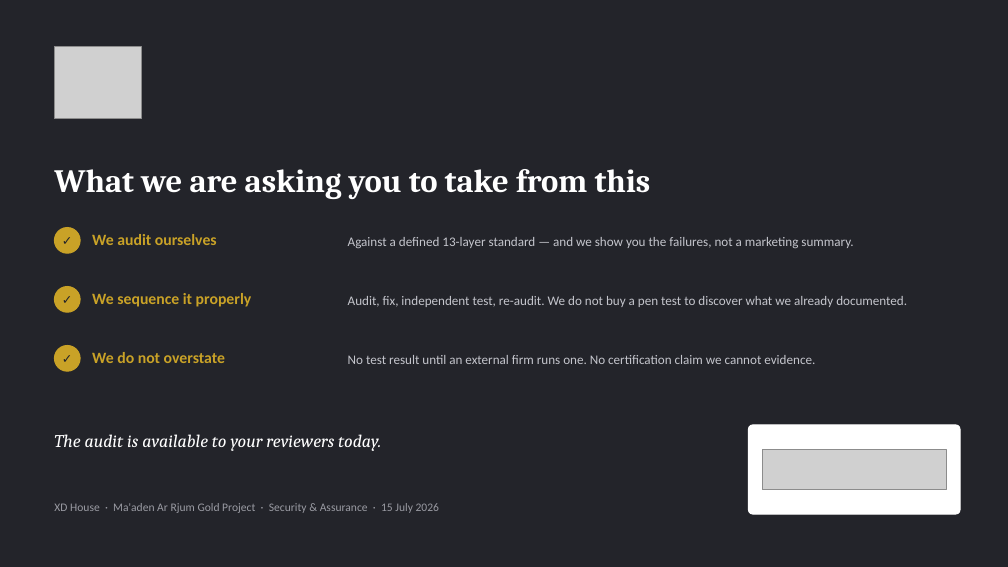
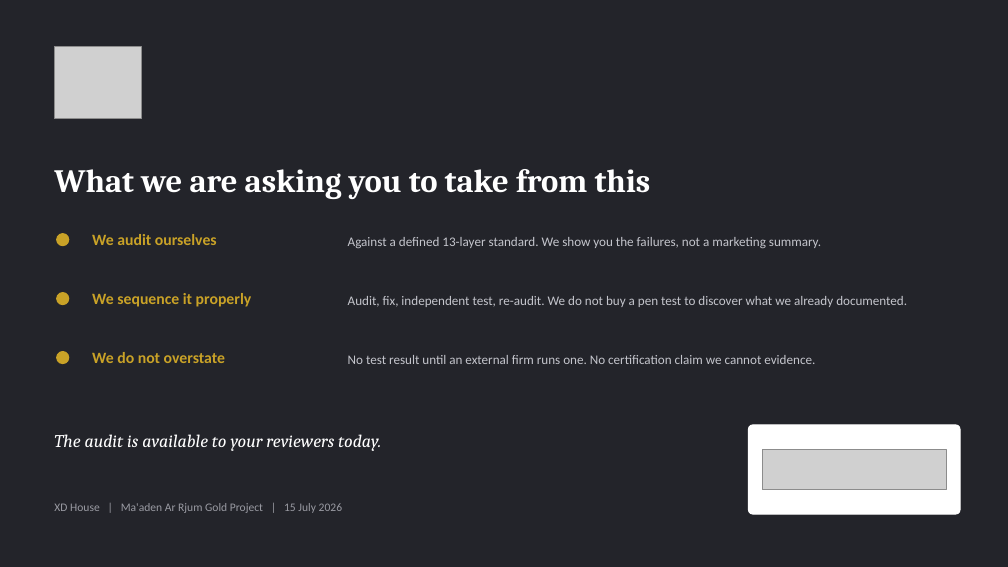
Before and after one commit to XDH-AngelBalilo/XDH_Maaden, a slide deck: slide 10 of RFQ Doc/2026.07.15 Security Pack/Maaden ARGP - Security & Assurance.pptx. Drawn at 1008x567 pixels with LibreOffice and Linux fonts; fonts in the diff are those of the drawing; grey boxes stand for pictures. Boxes give left, top, right and bottom in pixels: in the first picture for what was removed or moved away, otherwise in the second. Text is boxed around its words. In the diff, an @@ line names an element or a change of style, - is before the commit and + after.

```diff
--- a/RFQ Doc/2026.07.15 Security Pack/Maaden ARGP - Security & Assurance.pptx
+++ b/RFQ Doc/2026.07.15 Security Pack/Maaden ARGP - Security & Assurance.pptx
@@ text removed at (54, 228, 80, 253) @@
-✓
@@ ellipse: place and size @@
-ellipse at (54, 228, 80, 253)
+ellipse at (57, 234, 69, 246)
@@ text at (348, 237, 821, 248): text changed @@
-Against a defined 13-layer standard — and we show you the failures, not a marketing summary.
+Against a defined 13-layer standard. We show you the failures, not a marketing summary.
@@ text removed at (54, 287, 80, 312) @@
-✓
@@ ellipse: place and size @@
-ellipse at (54, 287, 80, 312)
+ellipse at (57, 293, 69, 305)
@@ text removed at (54, 346, 80, 371) @@
-✓
@@ ellipse: place and size @@
-ellipse at (54, 346, 80, 371)
+ellipse at (57, 352, 69, 364)
@@ text at (54, 503, 342, 513): text changed @@
-XD House · Ma'aden Ar Rjum Gold Project · Security & Assurance · 15 July 2026
+XD House | Ma'aden Ar Rjum Gold Project | 15 July 2026
```
Also in this commit, not shown: 9 other slides changed, 1 other file.
